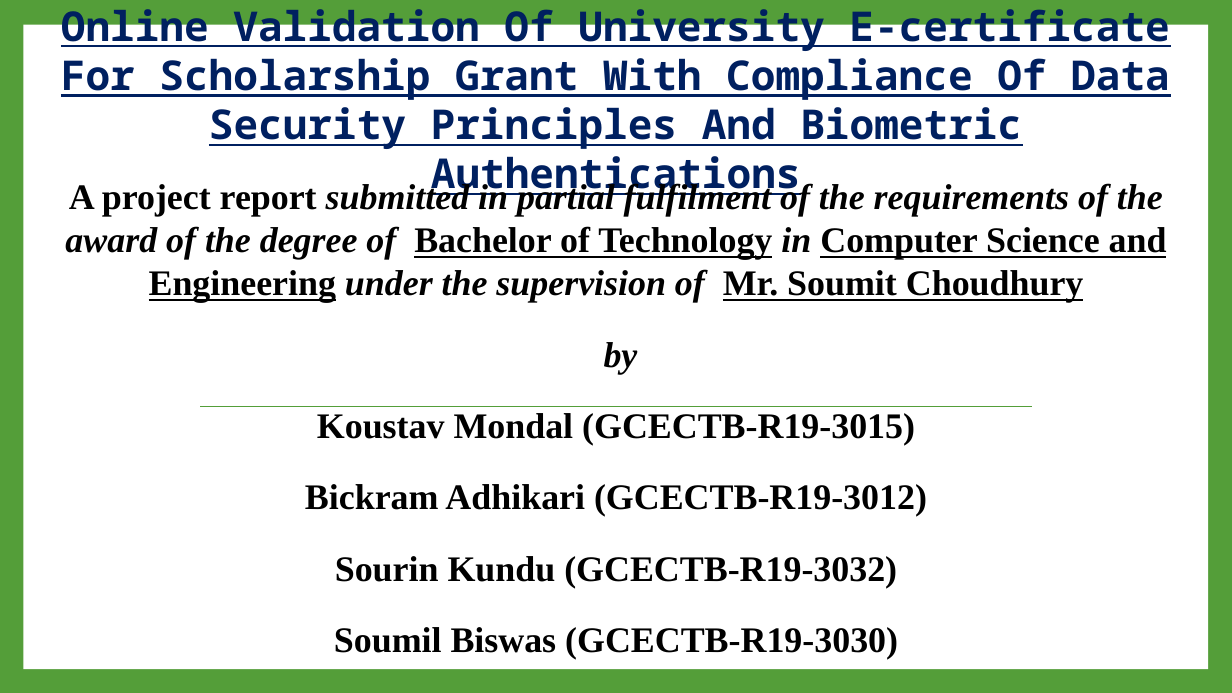
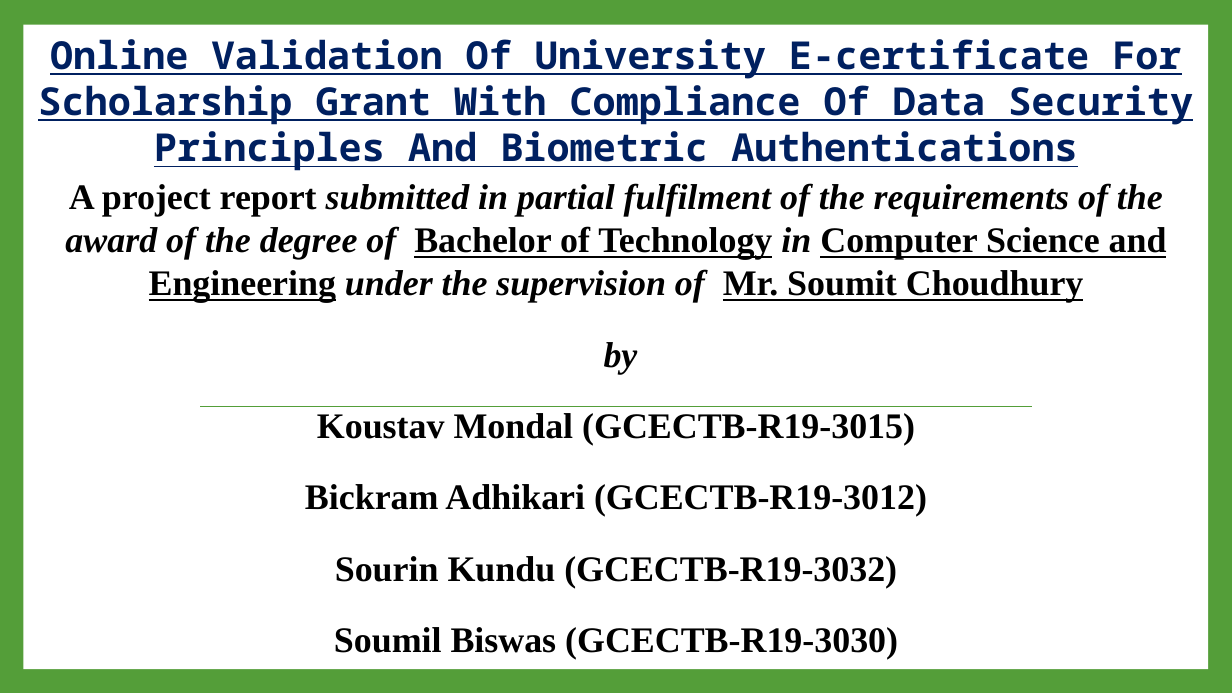
Before and after one commit to Soumil-Biswas/GCECT-2019-2023-Project-Soumit-Chowdhury-, a slide deck: slide 1 of Project Folder/Project V4 sem 8 (Final).pptx. Drawn at 1232x693 pixels with LibreOffice and Linux fonts; fonts in the diff are those of the drawing. Boxes give left, top, right and bottom in pixels: in the first picture for what was removed or moved away, otherwise in the second. Text is boxed around its words. In the diff, an @@ line names an element or a change of style, - is before the commit and + after.

```diff
--- a/Project Folder/Project V4 sem 8 (Final).pptx
+++ b/Project Folder/Project V4 sem 8 (Final).pptx
@@ title "Online Validation Of University E-certificate ..." at (38, 39, 1193, 171): size 32 to 30 pt @@
```
Also in this commit, not shown: 5 other slides changed, 1 other file.
